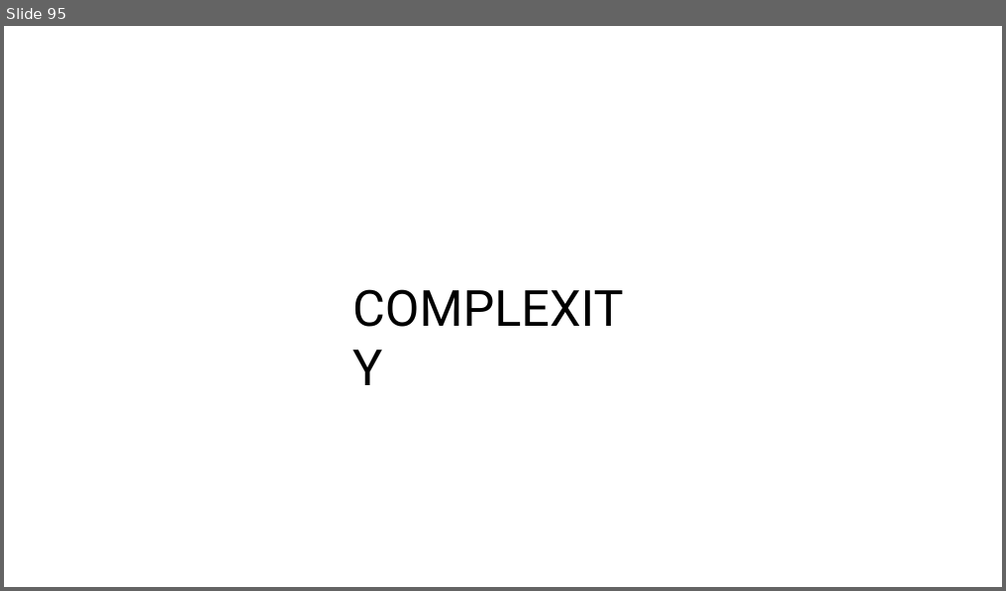
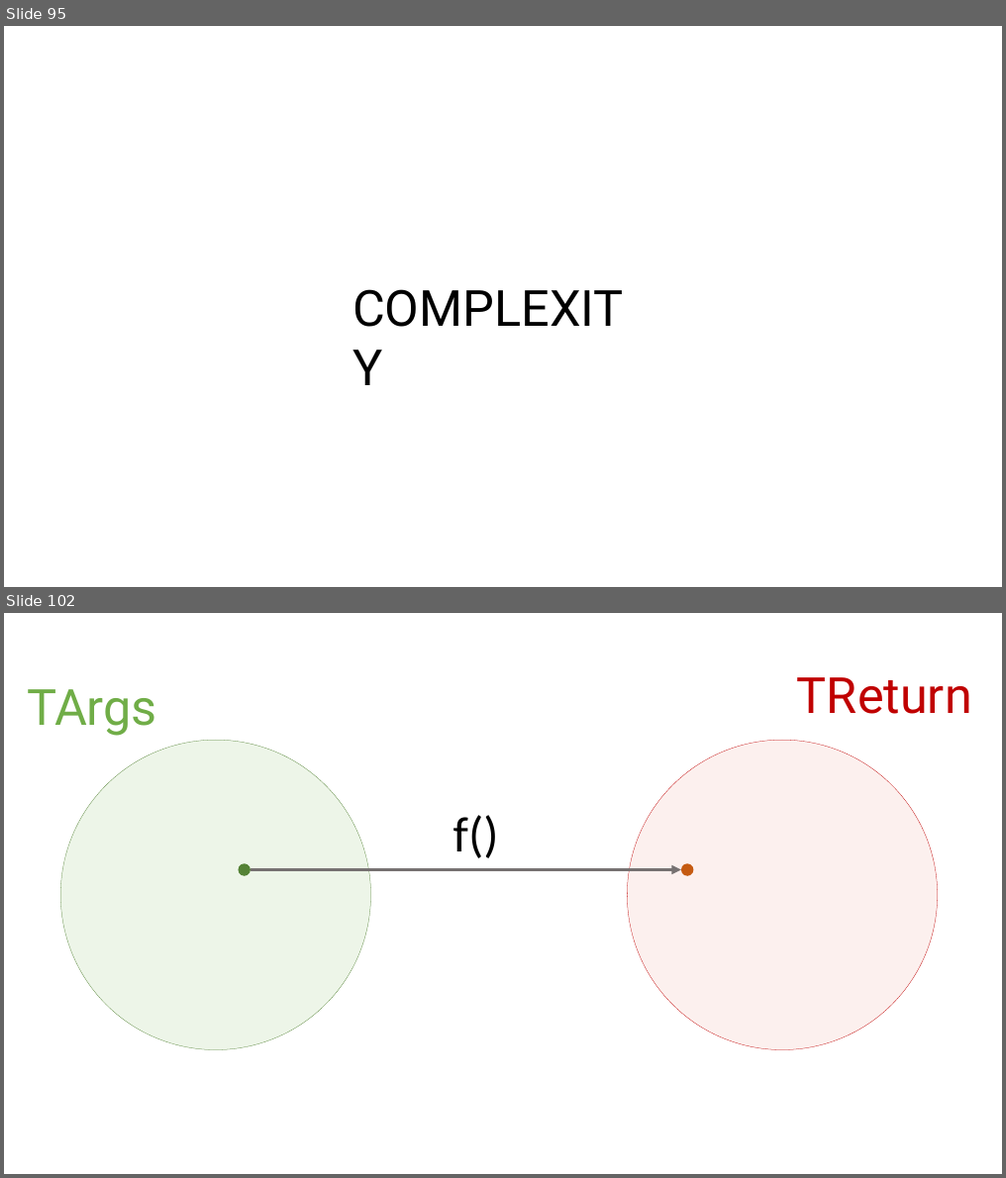
Before and after one commit to rkhaimov/brain-gym, a slide deck: Презентация.pptx. Shown one above the other, each under a label of ours: slide 95 before the commit, slides 95 and 102 after it; the slides between them are not shown. The pictures are 1006x591 and 1006x1178 pixels, drawn with LibreOffice and Linux fonts; fonts in the diff are those of the drawing. Boxes give left, top, right and bottom in pixels: in the first picture for what was removed or moved away, otherwise in the second. Text is boxed around its words. In the diff, an @@ line names an element or a change of style, - is before the commit and + after.

```diff
--- a/Презентация.pptx
+++ b/Презентация.pptx
@@ slide 102 added at (4, 613, 1002, 1174), background #FFFFFF @@
@@ text added at (27, 689, 157, 736), 48 pt, text #70AD47 @@
+TArgs
@@ text added at (797, 677, 972, 714), 48 pt, text #C00000 @@
+TReturn
@@ ellipse added at (60, 741, 371, 1051), fill #A9D18E at 20% opacity, outline #548235 0.25 pt @@
@@ ellipse added at (627, 741, 938, 1051), fill #F0B4AE at 20% opacity, outline #C00000 0.25 pt @@
@@ text added at (453, 815, 499, 859), 48 pt, text #000000 @@
+f()
@@ ellipse added at (239, 863, 251, 875), fill #548235 @@
@@ arrow added from (251, 869) to (681, 869), #767171 3 pt @@
@@ ellipse added at (681, 863, 693, 875), fill #C55A11 @@
```
Also in this commit, not shown: 29 other slides added, 1 other file.
